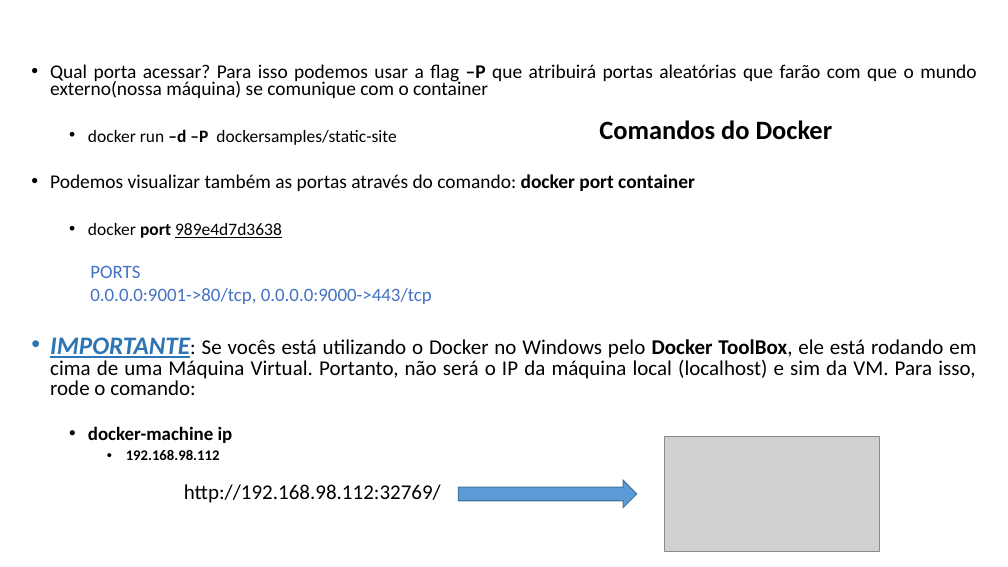
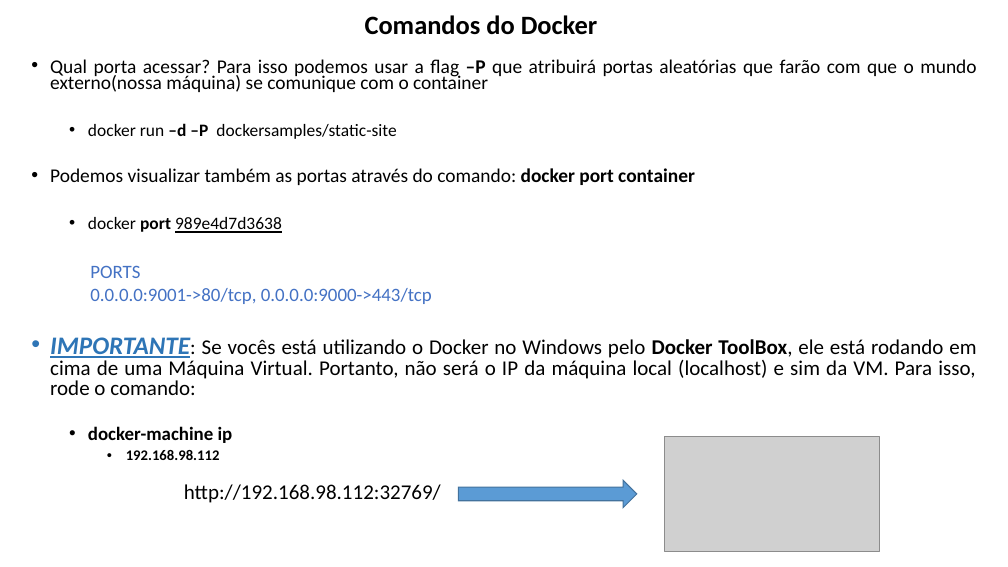
Before and after one commit to lacsousa/learning-docker, a slide deck: slide 13 of docs/docker-resumo.pptx. Drawn at 1008x567 pixels with LibreOffice and Linux fonts; fonts in the diff are those of the drawing; grey boxes stand for pictures. Boxes give left, top, right and bottom in pixels: in the first picture for what was removed or moved away, otherwise in the second. Text is boxed around its words. In the diff, an @@ line names an element or a change of style, - is before the commit and + after.

Commit message:
Ajustes apresentação para volumes no Docker Toolbox

```diff
--- a/docs/docker-resumo.pptx
+++ b/docs/docker-resumo.pptx
@@ title "Comandos do Docker": place and size @@
-title "Comandos do Docker" at [599, 120, 833, 140]
+title "Comandos do Docker" at [365, 15, 598, 35]
@@ text "Qual porta acessar? Para isso ...": place and size @@
-text "Qual porta acessar? Para isso ..." at [50, 64, 976, 238]
+text "Qual porta acessar? Para isso ..." at [50, 59, 976, 233]
```
Also in this commit, not shown: 1 other slide changed, 1 slide added.
